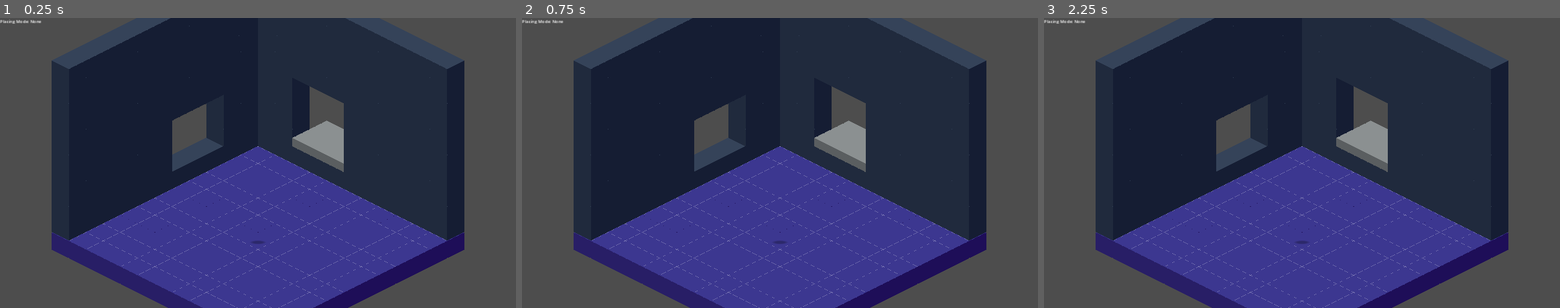
Above: before the commit, frames 1-3 (left to right).
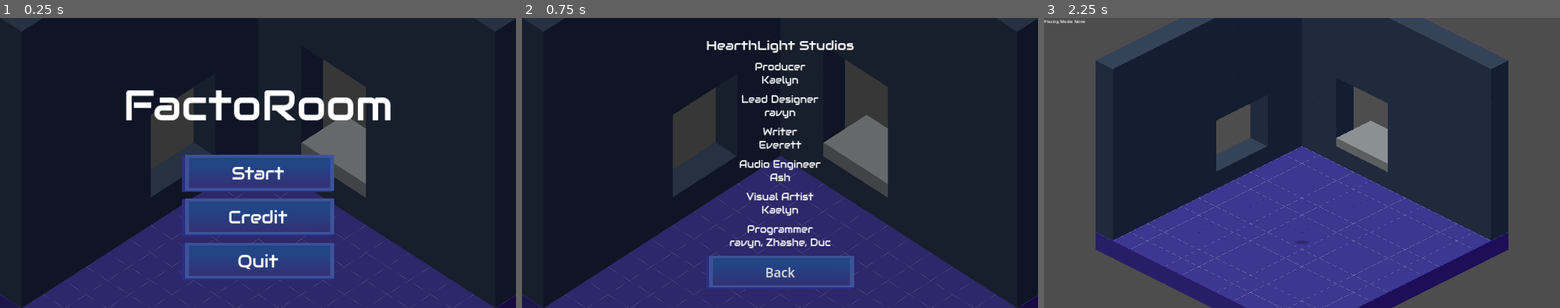
Above: after the commit, the same moments.

Repository: kaelynfmp/HearthLight
Game: Godot game, scene res://scenes/menu/main_menu.tscn
Two runs of this game, one before a commit and one after it. Both use one fixed random seed, a clock stepped at 60 frames per second and the inputs below. Before the commit the project starts from res://scenes/room.tscn.
Inputs (mouse positions are in pixels of both pictures, inside the frame that each line leads up to):
- Up to frame 1 (0.25 s): no input
- Up to frame 2 (0.75 s): click (780, 218) at 0.5 s, where only the run after the commit has a clickable "Credit"
- Up to frame 3 (2.25 s): click (1302, 273) at 1.25 s, where only the run after the commit has a clickable "Back"; click (1302, 174) at 2 s, where only the run after the commit has a clickable "Start"

The runs differ from the first frame. In frame 1, 57% of the frame differs, in the area x 0-100%, y 0-100%; in frame 2, 58%; in frame 3, nothing differs.

Commit message:
Added main menu

Diff:
--- a/project.godot
+++ b/project.godot
@@ -11,7 +11,7 @@
 [application]
 
 config/name="FactaRoom"
-run/main_scene="res://scenes/room.tscn"
+run/main_scene="res://scenes/menu/main_menu.tscn"
 config/features=PackedStringArray("4.3", "Forward Plus")
 
 [autoload]
--- /dev/null
+++ b/scenes/menu/main_menu.tscn
@@ -0,0 +1,251 @@
+[gd_scene load_steps=14 format=3 uid="uid://dpji2u13pgk3n"]
+
+[ext_resource type="Texture2D" uid="uid://cobedgct5ecrq" path="res://resources/temp/menu_background.png" id="1_4p3nn"]
+[ext_resource type="Script" path="res://scripts/menus/main_menu.gd" id="1_6dukm"]
+[ext_resource type="FontFile" uid="uid://cskltmfvwlc7g" path="res://resources/fonts/Audiowide-Regular.ttf" id="1_ujjk6"]
+[ext_resource type="Texture2D" uid="uid://bj7v3g2xr7vbt" path="res://resources/sprites/uitileset.png" id="2_ju1bv"]
+
+[sub_resource type="StyleBoxTexture" id="StyleBoxTexture_0iv4d"]
+texture = ExtResource("1_4p3nn")
+modulate_color = Color(0.727428, 0.727428, 0.727428, 1)
+
+[sub_resource type="StyleBoxEmpty" id="StyleBoxEmpty_haohg"]
+
+[sub_resource type="StyleBoxTexture" id="StyleBoxTexture_s342v"]
+texture = ExtResource("2_ju1bv")
+modulate_color = Color(0.478434, 0.763275, 1, 1)
+
+[sub_resource type="StyleBoxTexture" id="StyleBoxTexture_k6w1a"]
+texture = ExtResource("2_ju1bv")
+modulate_color = Color(9.62615e-08, 0.47072, 0.740509, 1)
+
+[sub_resource type="StyleBoxTexture" id="StyleBoxTexture_hmkdj"]
+texture = ExtResource("2_ju1bv")
+
+[sub_resource type="StyleBoxEmpty" id="StyleBoxEmpty_8cfo0"]
+
+[sub_resource type="StyleBoxTexture" id="StyleBoxTexture_uov44"]
+texture = ExtResource("2_ju1bv")
+modulate_color = Color(0.647395, 0.647395, 0.647395, 1)
+
+[sub_resource type="StyleBoxTexture" id="StyleBoxTexture_c06en"]
+texture = ExtResource("2_ju1bv")
+modulate_color = Color(0.351563, 0.351563, 0.351563, 1)
+
+[sub_resource type="StyleBoxTexture" id="StyleBoxTexture_5npun"]
+texture = ExtResource("2_ju1bv")
+
+[node name="MainMenu" type="Control"]
+layout_mode = 3
+anchors_preset = 15
+anchor_right = 1.0
+anchor_bottom = 1.0
+grow_horizontal = 2
+grow_vertical = 2
+script = ExtResource("1_6dukm")
+
+[node name="Panel" type="Panel" parent="."]
+layout_mode = 1
+anchors_preset = 15
+anchor_right = 1.0
+anchor_bottom = 1.0
+grow_horizontal = 2
+grow_vertical = 2
+theme_override_styles/panel = SubResource("StyleBoxTexture_0iv4d")
+
+[node name="Label" type="Label" parent="."]
+layout_mode = 1
+anchors_preset = 5
+anchor_left = 0.5
+anchor_right = 0.5
+offset_left = -502.0
+offset_top = 221.0
+offset_right = 502.0
+offset_bottom = 426.0
+grow_horizontal = 2
+theme_override_fonts/font = ExtResource("1_ujjk6")
+theme_override_font_sizes/font_size = 160
+text = "FactoRoom"
+
+[node name="MainMenuButtonContainers" type="VBoxContainer" parent="."]
+layout_mode = 1
+anchors_preset = -1
+anchor_left = 0.5
+anchor_top = 0.759
+anchor_right = 0.5
+anchor_bottom = 0.759
+offset_left = -283.0
+offset_top = -309.72
+offset_right = 284.0
+offset_bottom = 157.28
+grow_horizontal = 2
+grow_vertical = 0
+theme_override_constants/separation = 24
+alignment = 1
+
+[node name="Start" type="Button" parent="MainMenuButtonContainers"]
+layout_mode = 2
+size_flags_vertical = 3
+theme_override_colors/font_disabled_color = Color(1, 1, 1, 1)
+theme_override_colors/font_hover_pressed_color = Color(1, 1, 1, 1)
+theme_override_colors/font_hover_color = Color(1, 1, 1, 1)
+theme_override_colors/font_pressed_color = Color(1, 1, 1, 1)
+theme_override_colors/font_focus_color = Color(1, 1, 1, 1)
+theme_override_colors/font_color = Color(1, 1, 1, 1)
+theme_override_colors/font_outline_color = Color(1, 1, 1, 1)
+theme_override_colors/icon_normal_color = Color(1, 1, 1, 1)
+theme_override_colors/icon_focus_color = Color(1, 1, 1, 1)
+theme_override_colors/icon_pressed_color = Color(1, 1, 1, 1)
+theme_override_colors/icon_hover_color = Color(1, 1, 1, 1)
+theme_override_colors/icon_hover_pressed_color = Color(1, 1, 1, 1)
+theme_override_colors/icon_disabled_color = Color(1, 1, 1, 1)
+theme_override_fonts/font = ExtResource("1_ujjk6")
+theme_override_font_sizes/font_size = 64
+theme_override_styles/focus = SubResource("StyleBoxEmpty_haohg")
+theme_override_styles/hover = SubResource("StyleBoxTexture_s342v")
+theme_override_styles/pressed = SubResource("StyleBoxTexture_k6w1a")
+theme_override_styles/normal = SubResource("StyleBoxTexture_hmkdj")
+text = "Start
+"
+
+[node name="Credit" type="Button" parent="MainMenuButtonContainers"]
+layout_mode = 2
+size_flags_vertical = 3
+theme_override_colors/font_disabled_color = Color(1, 1, 1, 1)
+theme_override_colors/font_hover_pressed_color = Color(1, 1, 1, 1)
+theme_override_colors/font_hover_color = Color(1, 1, 1, 1)
+theme_override_colors/font_pressed_color = Color(1, 1, 1, 1)
+theme_override_colors/font_focus_color = Color(1, 1, 1, 1)
+theme_override_colors/font_color = Color(1, 1, 1, 1)
+theme_override_colors/font_outline_color = Color(1, 1, 1, 1)
+theme_override_colors/icon_normal_color = Color(1, 1, 1, 1)
+theme_override_colors/icon_focus_color = Color(1, 1, 1, 1)
+theme_override_colors/icon_pressed_color = Color(1, 1, 1, 1)
+theme_override_colors/icon_hover_color = Color(1, 1, 1, 1)
+theme_override_colors/icon_hover_pressed_color = Color(1, 1, 1, 1)
+theme_override_colors/icon_disabled_color = Color(1, 1, 1, 1)
+theme_override_fonts/font = ExtResource("1_ujjk6")
+theme_override_font_sizes/font_size = 64
+theme_override_styles/focus = SubResource("StyleBoxEmpty_haohg")
+theme_override_styles/hover = SubResource("StyleBoxTexture_s342v")
+theme_override_styles/pressed = SubResource("StyleBoxTexture_k6w1a")
+theme_override_styles/normal = SubResource("StyleBoxTexture_hmkdj")
+text = "Credit"
+
+[node name="Quit" type="Button" parent="MainMenuButtonContainers"]
+layout_mode = 2
+size_flags_vertical = 3
+theme_override_colors/font_disabled_color = Color(1, 1, 1, 1)
+theme_override_colors/font_hover_pressed_color = Color(1, 1, 1, 1)
+theme_override_colors/font_hover_color = Color(1, 1, 1, 1)
+theme_override_colors/font_pressed_color = Color(1, 1, 1, 1)
+theme_override_colors/font_focus_color = Color(1, 1, 1, 1)
+theme_override_colors/font_color = Color(1, 1, 1, 1)
+theme_override_colors/font_outline_color = Color(1, 1, 1, 1)
+theme_override_colors/icon_normal_color = Color(1, 1, 1, 1)
+theme_override_colors/icon_focus_color = Color(1, 1, 1, 1)
+theme_override_colors/icon_pressed_color = Color(1, 1, 1, 1)
+theme_override_colors/icon_hover_color = Color(1, 1, 1, 1)
+theme_override_colors/icon_hover_pressed_color = Color(1, 1, 1, 1)
+theme_override_colors/icon_disabled_color = Color(1, 1, 1, 1)
+theme_override_fonts/font = ExtResource("1_ujjk6")
+theme_override_font_sizes/font_size = 64
+theme_override_styles/focus = SubResource("StyleBoxEmpty_haohg")
+theme_override_styles/hover = SubResource("StyleBoxTexture_s342v")
+theme_override_styles/pressed = SubResource("StyleBoxTexture_k6w1a")
+theme_override_styles/normal = SubResource("StyleBoxTexture_hmkdj")
+text = "Quit"
+
+[node name="CreditContainers" type="VBoxContainer" parent="."]
+visible = false
+layout_mode = 1
+anchors_preset = 8
+anchor_left = 0.5
+anchor_top = 0.5
+anchor_right = 0.5
+anchor_bottom = 0.5
+offset_left = -275.0
+offset_top = -469.5
+offset_right = 275.0
+offset_bottom = 469.5
+grow_horizontal = 2
+grow_vertical = 2
+theme_override_constants/separation = 24
+
+[node name="Studio" type="Label" parent="CreditContainers"]
+layout_mode = 2
+theme_override_fonts/font = ExtResource("1_ujjk6")
+theme_override_font_sizes/font_size = 48
+text = "HearthLight Studios"
+horizontal_alignment = 1
+vertical_alignment = 1
+
+[node name="Producer" type="Label" parent="CreditContainers"]
+layout_mode = 2
+theme_override_fonts/font = ExtResource("1_ujjk6")
+theme_override_font_sizes/font_size = 36
+text = "Producer
+Kaelyn"
+horizontal_alignment = 1
+vertical_alignment = 1
+
+[node name="LeadDesigner" type="Label" parent="CreditContainers"]
+layout_mode = 2
+theme_override_fonts/font = ExtResource("1_ujjk6")
+theme_override_font_sizes/font_size = 36
+text = "Lead Designer
+ravyn"
+horizontal_alignment = 1
+vertical_alignment = 1
+
+[node name="Writer" type="Label" parent="CreditContainers"]
+layout_mode = 2
+theme_override_fonts/font = ExtResource("1_ujjk6")
+theme_override_font_sizes/font_size = 36
+text = "Writer
+Everett"
+horizontal_alignment = 1
+vertical_alignment = 1
+
+[node name="Audio" type="Label" parent="CreditContainers"]
+layout_mode = 2
+theme_override_fonts/font = ExtResource("1_ujjk6")
+theme_override_font_sizes/font_size = 36
+text = "Audio Engineer
+Ash"
+horizontal_alignment = 1
+vertical_alignment = 1
+
+[node name="VisualArtist" type="Label" parent="CreditContainers"]
+layout_mode = 2
+theme_override_fonts/font = ExtResource("1_ujjk6")
+theme_override_font_sizes/font_size = 36
+text = "Visual Artist
+Kaelyn"
+horizontal_alignment = 1
+vertical_alignment = 1
+
+[node name="VisualArtist2" type="Label" parent="CreditContainers"]
+layout_mode = 2
+theme_override_fonts/font = ExtResource("1_ujjk6")
+theme_override_font_sizes/font_size = 36
+text = "Programmer
+ravyn, Zhashe, Duc"
+horizontal_alignment = 1
+vertical_alignment = 1
+
+[node name="Back" type="Button" parent="CreditContainers"]
+layout_mode = 2
+size_flags_horizontal = 5
+size_flags_vertical = 3
+theme_override_font_sizes/font_size = 48
+theme_override_styles/focus = SubResource("StyleBoxEmpty_8cfo0")
+theme_override_styles/hover = SubResource("StyleBoxTexture_uov44")
+theme_override_styles/pressed = SubResource("StyleBoxTexture_c06en")
+theme_override_styles/normal = SubResource("StyleBoxTexture_5npun")
+text = "Back"
+
+[connection signal="pressed" from="MainMenuButtonContainers/Start" to="." method="_on_start_pressed"]
+[connection signal="pressed" from="MainMenuButtonContainers/Credit" to="." method="_on_credit_pressed"]
+[connection signal="pressed" from="MainMenuButtonContainers/Quit" to="." method="_on_quit_pressed"]
+[connection signal="pressed" from="CreditContainers/Back" to="." method="_on_back_pressed"]
--- /dev/null
+++ b/scripts/menus/main_menu.gd
@@ -0,0 +1,30 @@
+extends Control
+
+
+# Called when the node enters the scene tree for the first time.
+func _ready() -> void:
+	pass # Replace with function body.
+
+
+# Called every frame. 'delta' is the elapsed time since the previous frame.
+func _process(delta: float) -> void:
+	pass
+
+
+func _on_start_pressed() -> void:
+	get_tree().change_scene_to_file("res://scenes/room.tscn")
+
+
+func _on_credit_pressed() -> void:
+	$Label.visible = false
+	$MainMenuButtonContainers.visible = false
+	$CreditContainers.visible = true
+
+func _on_quit_pressed() -> void:
+	get_tree().quit()
+
+
+func _on_back_pressed() -> void:
+	$Label.visible = true
+	$MainMenuButtonContainers.visible = true
+	$CreditContainers.visible = false # Replace with function body.
Binary file added: resources/fonts/Audiowide-Regular.ttf
Not shown, added: resources/fonts/Audiowide-Regular.ttf.import
Binary file added: resources/temp/menu_background.png
Not shown, added: resources/temp/menu_background.png.import
